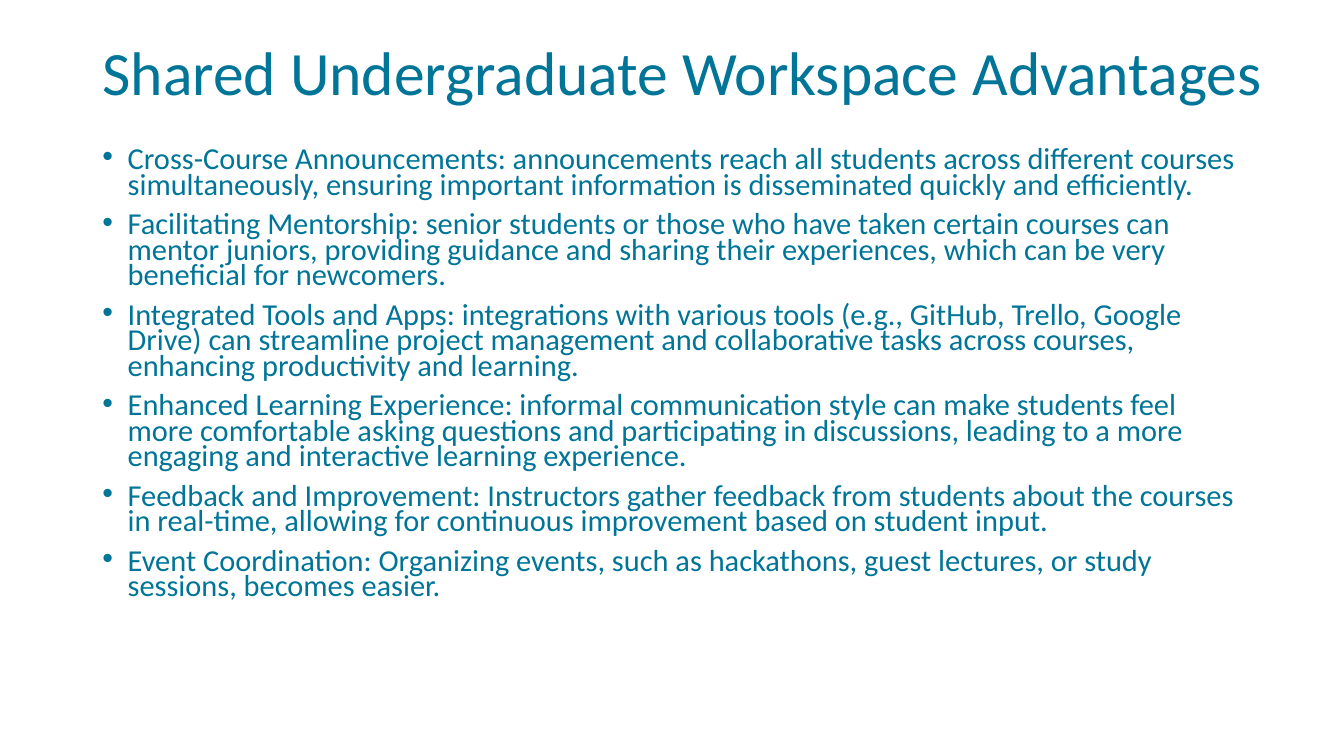
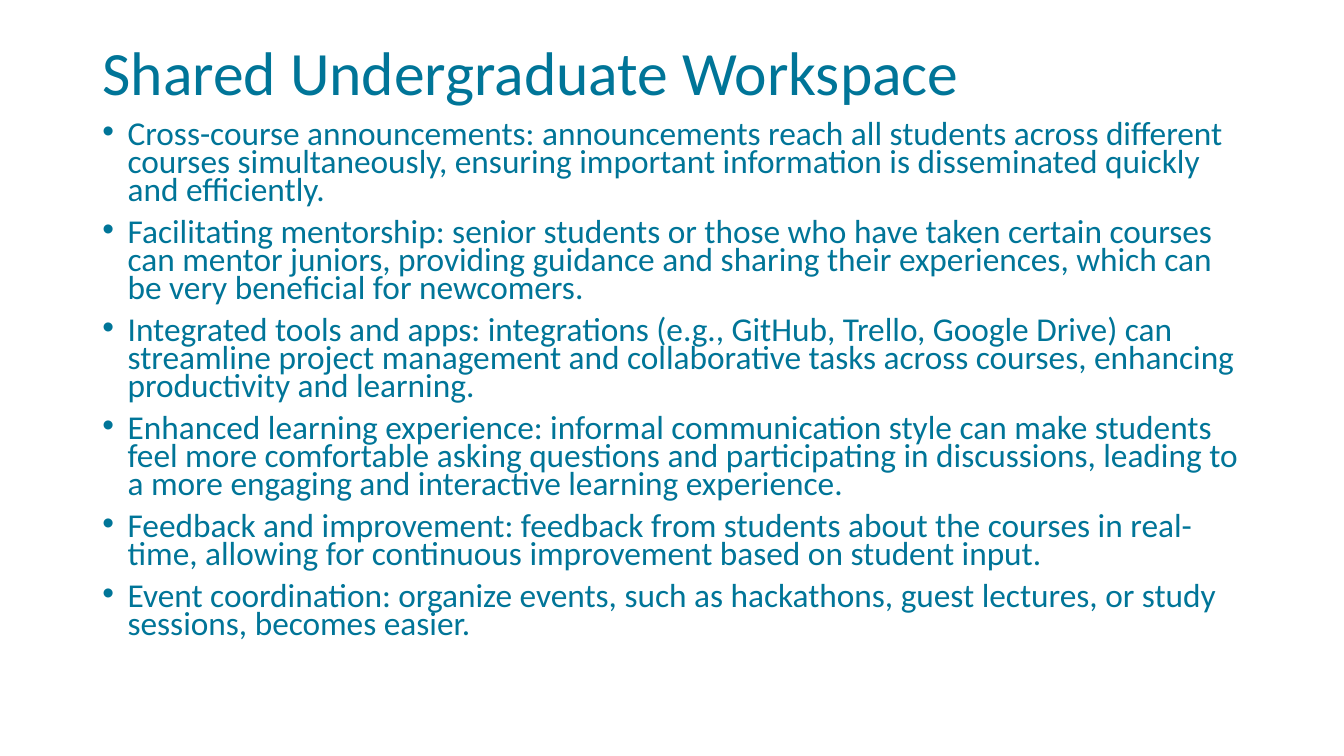
Before and after one commit to FSCJ-FacultyDev/HITEC2024, a slide deck: slide 7 of LeveragingSlackForStudentCollaboration.pptx. Drawn at 1344x756 pixels with LibreOffice and Linux fonts; fonts in the diff are those of the drawing; background and template pictures are left out. Boxes give left, top, right and bottom in pixels: in the first picture for what was removed or moved away, otherwise in the second. Text is boxed around its words. In the diff, an @@ line names an element or a change of style, - is before the commit and + after.

```diff
--- a/LeveragingSlackForStudentCollaboration.pptx
+++ b/LeveragingSlackForStudentCollaboration.pptx
@@ title at bbox=[102, 52, 958, 106]: text changed @@
-Shared Undergraduate Workspace Advantages
+Shared Undergraduate Workspace
@@ text at bbox=[128, 122, 1237, 639]: text changed; size 21.7 to 23.8 pt @@
-• Cross-Course Announcements: announcements reach all students across different courses simultaneously, ensuring important information is disseminated quickly and efficiently.
-• Facilitating Mentorship: senior students or those who have taken certain courses can mentor juniors, providing guidance and sharing their experiences, which can be very beneficial for newcomers.
-• Integrated Tools and Apps: integrations with various tools (e.g., GitHub, Trello, Google Drive) can streamline project management and collaborative tasks across courses, enhancing productivity and learning.
-• Enhanced Learning Experience: informal communication style can make students feel more comfortable asking questions and participating in discussions, leading to a more engaging and interactive learning experience.
-• Feedback and Improvement: Instructors gather feedback from students about the courses in real-time, allowing for continuous improvement based on student input.
-• Event Coordination: Organizing events, such as hackathons, guest lectures, or study sessions, becomes easier.
+• Cross-course announcements: announcements reach all students across different courses simultaneously, ensuring important information is disseminated quickly and efficiently.
+• Facilitating mentorship: senior students or those who have taken certain courses can mentor juniors, providing guidance and sharing their experiences, which can be very beneficial for newcomers.
+• Integrated tools and apps: integrations (e.g., GitHub, Trello, Google Drive) can streamline project management and collaborative tasks across courses, enhancing productivity and learning.
+• Enhanced learning experience: informal communication style can make students feel more comfortable asking questions and participating in discussions, leading to a more engaging and interactive learning experience.
+• Feedback and improvement: feedback from students about the courses in real-time, allowing for continuous improvement based on student input.
+• Event coordination: organize events, such as hackathons, guest lectures, or study sessions, becomes easier.
```
Also in this commit, not shown: 5 other slides changed, 5 slides added.
